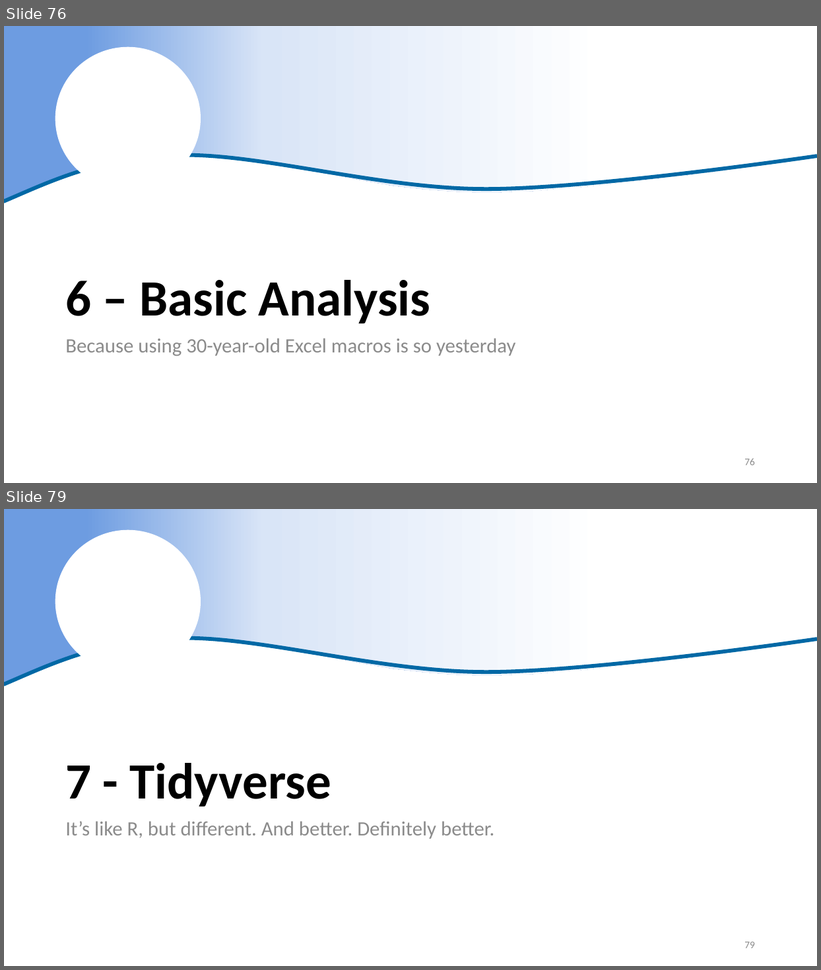
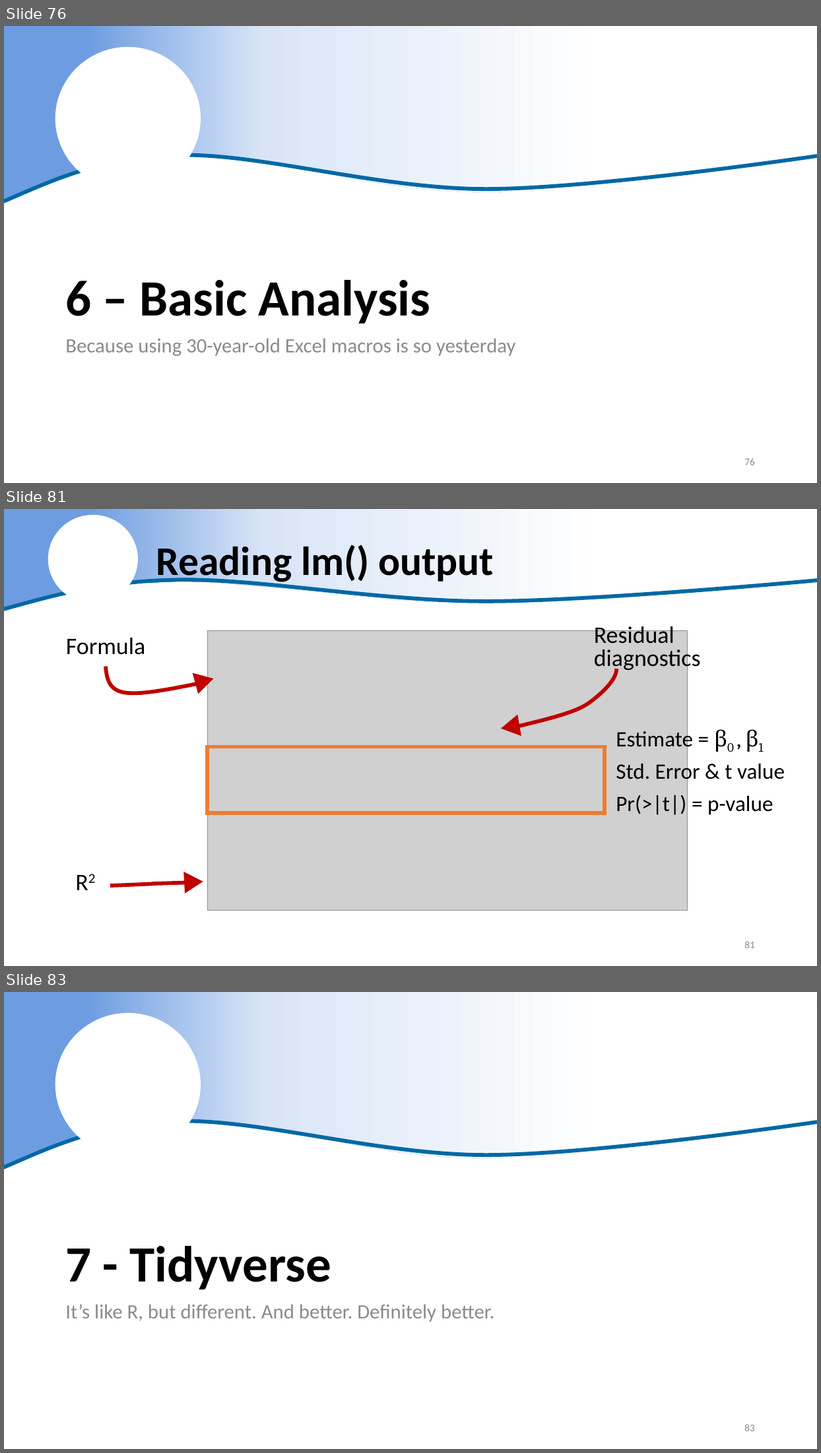
Before and after one commit to justinpriest/R_Intro_ADFG, a slide deck: The Basics of R.pptx. Shown one above the other, each under a label of ours: slides 76 and 79 before the commit, slides 76, 81 and 83 after it; the slides between them are not shown. The pictures are 821x970 and 821x1453 pixels, drawn with LibreOffice and Linux fonts; fonts in the diff are those of the drawing; grey boxes stand for pictures; background and template pictures are left out. Boxes give left, top, right and bottom in pixels: in the first picture for what was removed or moved away, otherwise in the second. Text is boxed around its words. In the diff, an @@ line names an element or a change of style, - is before the commit and + after.

```diff
--- a/The Basics of R.pptx
+++ b/The Basics of R.pptx
@@ slide 81 added at [4, 509, 817, 966], background #FFFFFF @@
@@ freeform shape added at [4, 509, 817, 609], fill gradient #6D9CE1 to #D9E5F7 to #FFFFFF @@
@@ ellipse added at [48, 515, 137, 603], fill #FFFFFF @@
@@ title added at [156, 541, 494, 585], 48 pt, text #000000, bold @@
+Reading lm() output
@@ freeform shape added at [4, 580, 817, 609], outline #DAE3F3 4.5 pt @@
@@ text added at [594, 623, 701, 672], 28 pt, text #000000 @@
+Residual diagnostics
@@ text added at [66, 638, 145, 655], 28 pt, text #000000 @@
+Formula
@@ picture added at [208, 631, 688, 911] @@
@@ freeform shape added at [105, 666, 197, 693], outline #C00000 4.5 pt @@
@@ triangle added at [193, 668, 217, 694], fill #C00000 @@
@@ freeform shape added at [513, 669, 625, 735], outline #C00000 4.5 pt @@
@@ triangle added at [499, 715, 521, 739], fill #C00000 @@
@@ text added at [616, 728, 785, 815], 25.9 pt, text #000000 @@
+Estimate = β0 , β1
+Std. Error & t value
+Pr(>|t|) = p-value
@@ rectangle added at [208, 747, 605, 813], outline #ED7D31 4.5 pt @@
@@ text added at [69, 867, 128, 911], 28 pt, text #000000 @@
+R2
@@ freeform shape added at [110, 873, 186, 896], outline #C00000 4.5 pt @@
@@ triangle added at [184, 871, 204, 894], fill #C00000 @@
@@ page number added at [745, 941, 755, 949], 12 pt, text #8C8C8C @@
+81
@@ what was slide 79 is now slide 83 @@
@@ page number at [745, 1424, 755, 1432]: text changed @@
-79
+83
```
Also in this commit, not shown: 1 slide changed, 4 other slides added, 1 slide removed, 1 other file.
